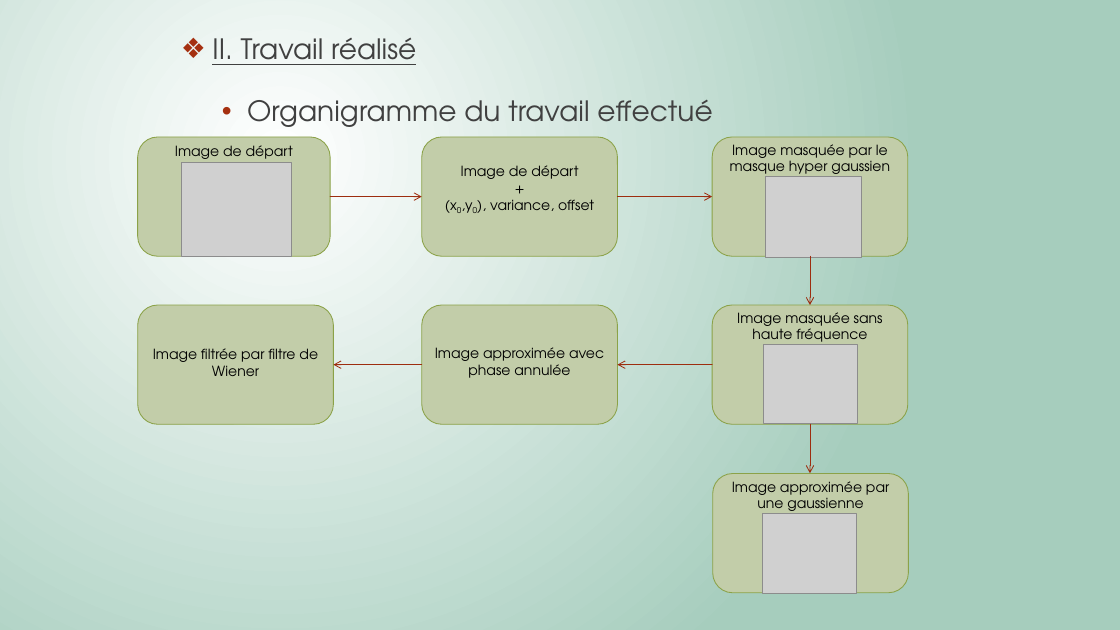
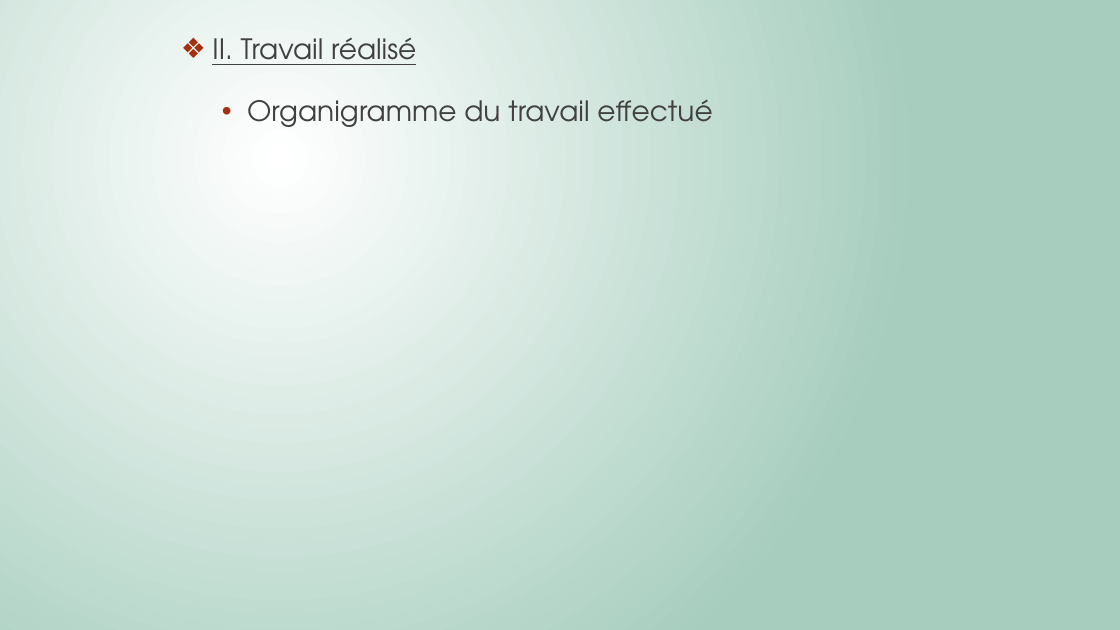
Before and after one commit to Killian-Herveau/PIMS, a slide deck: slide 11 of Pres_Avril/PresentationPIMSAvril.pptx (slide 10 before the commit). Drawn at 1120x630 pixels with LibreOffice and Linux fonts; fonts in the diff are those of the drawing; grey boxes stand for pictures. Boxes give left, top, right and bottom in pixels: in the first picture for what was removed or moved away, otherwise in the second. Text is boxed around its words. In the diff, an @@ line names an element or a change of style, - is before the commit and + after.

```diff
--- a/Pres_Avril/PresentationPIMSAvril.pptx
+++ b/Pres_Avril/PresentationPIMSAvril.pptx
@@ group removed at (138,137,908,594): 7 rounded rectangles, 7 texts, 6 arrows, 4 pictures @@
-Image de départ
-Image de départ
-+
-(x0,y0), variance, offset
-Image masquée par le masque hyper gaussien
-Image approximée avec phase annulée
-Image approximée par une gaussienne
-Image masquée sans haute fréquence
-Image filtrée par filtre de Wiener
```
Also in this commit, not shown: 3 other slides changed, 1 slide added, 4 other files.
